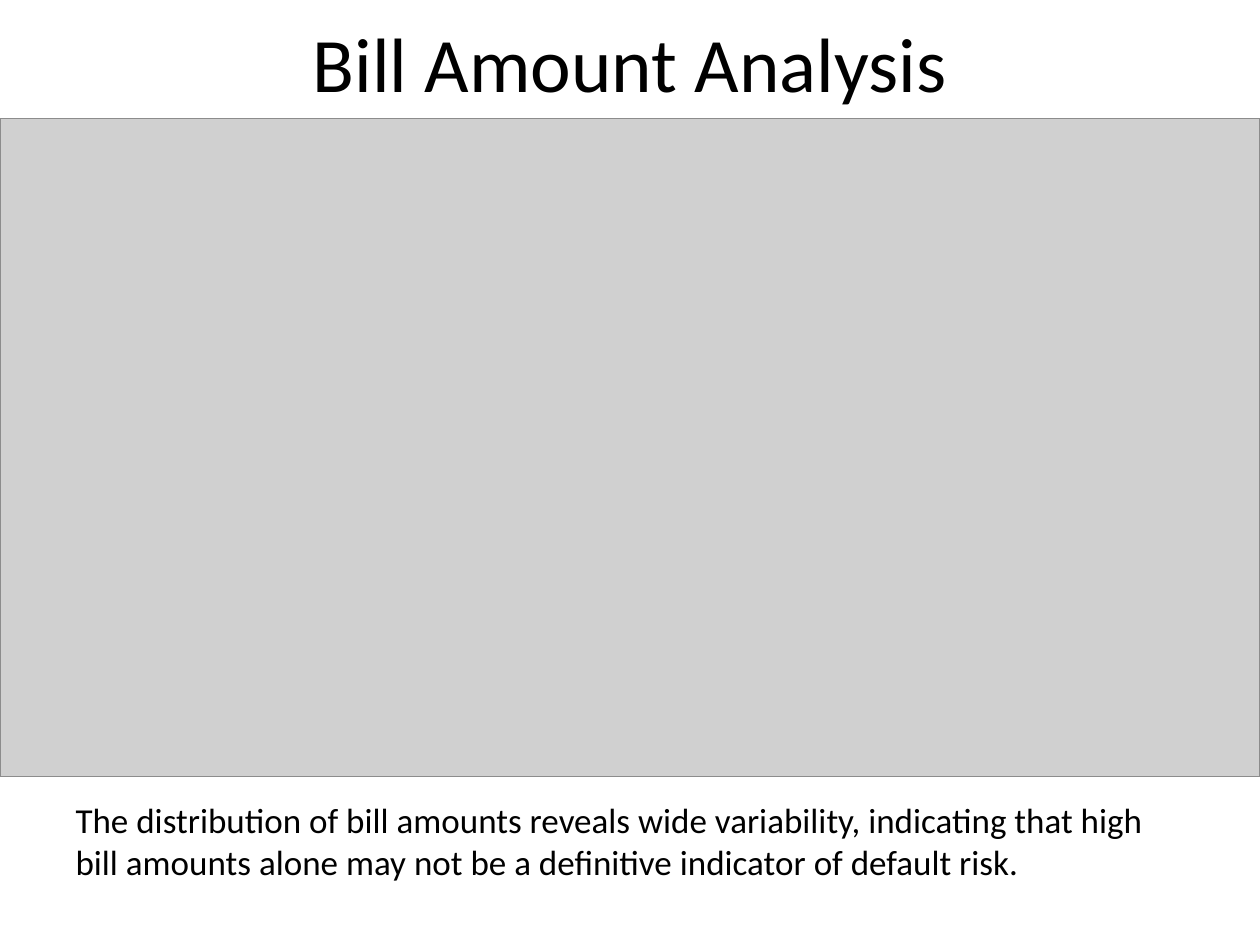
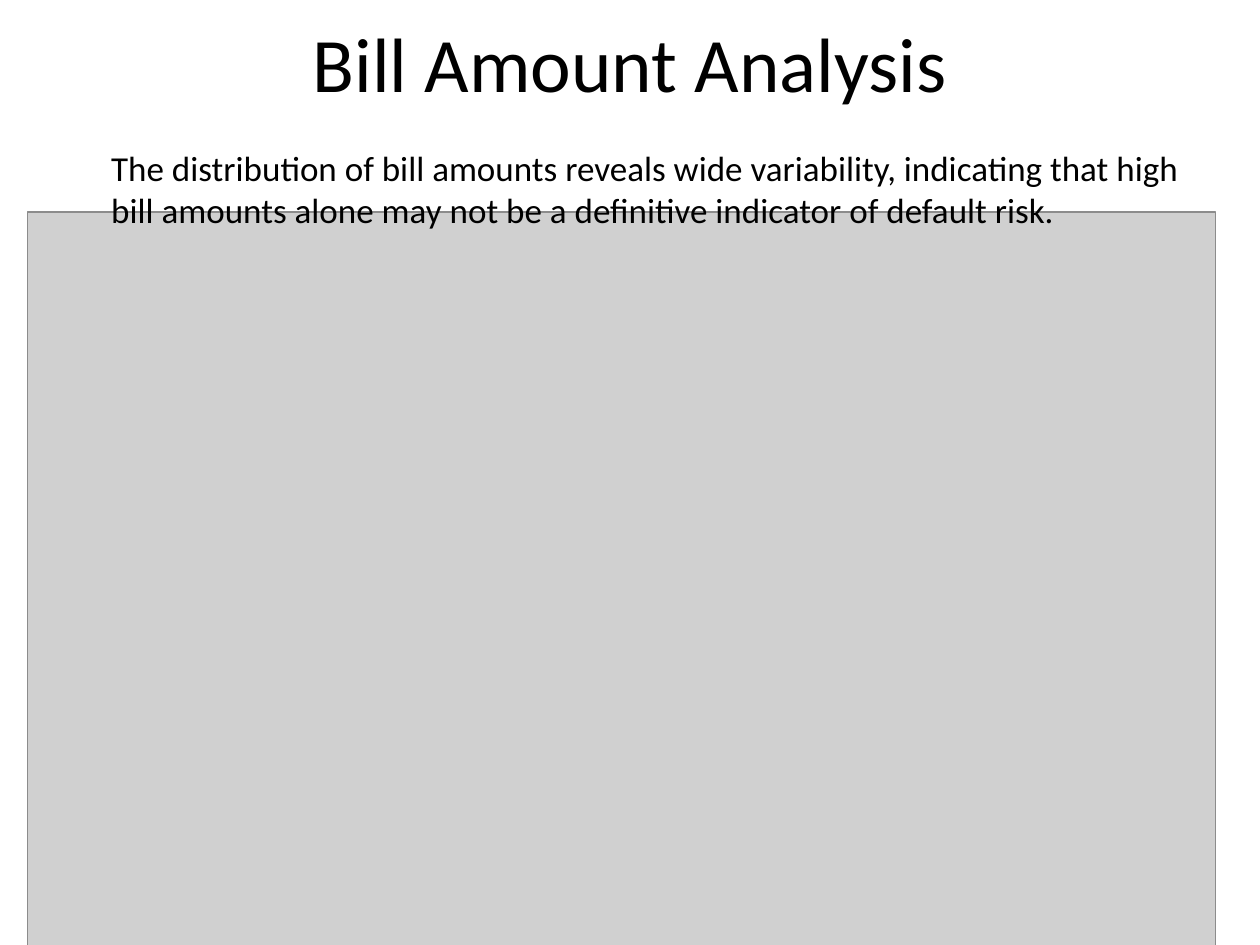
Before and after one commit to leoadkn/Springboard-Capstone-2, a slide deck: slide 8 of Report/Final Presentation.pptx (slide 9 before the commit). Drawn at 1260x945 pixels with LibreOffice and Linux fonts; fonts in the diff are those of the drawing; grey boxes stand for pictures. Boxes give left, top, right and bottom in pixels: in the first picture for what was removed or moved away, otherwise in the second. Text is boxed around its words. In the diff, an @@ line names an element or a change of style, - is before the commit and + after.

```diff
--- a/Report/Final Presentation.pptx
+++ b/Report/Final Presentation.pptx
@@ text "The distribution of bill amounts ...": place and size @@
-text "The distribution of bill amounts ..." at box(76, 808, 1142, 881)
+text "The distribution of bill amounts ..." at box(111, 156, 1177, 229)
@@ picture: place and size @@
-picture at box(0, 118, 1260, 776)
+picture at box(28, 212, 1216, 945)
```
Also in this commit, not shown: 5 other slides changed, 2 slides added, 3 slides removed.
